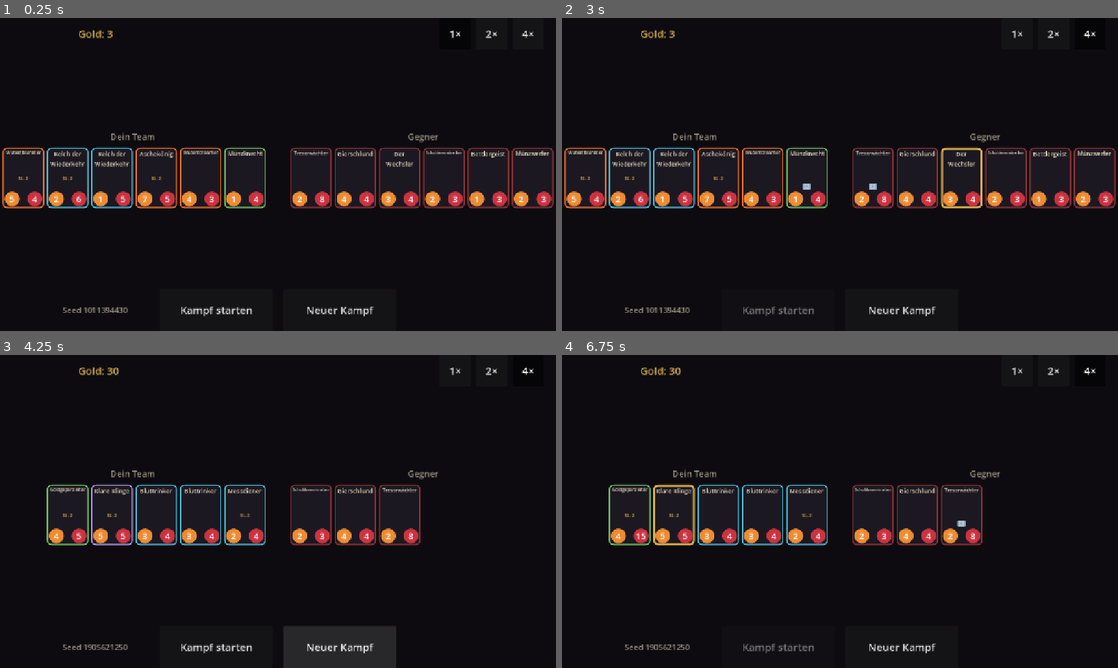
Above: before the commit, frames 1-4 (two rows, left to right).
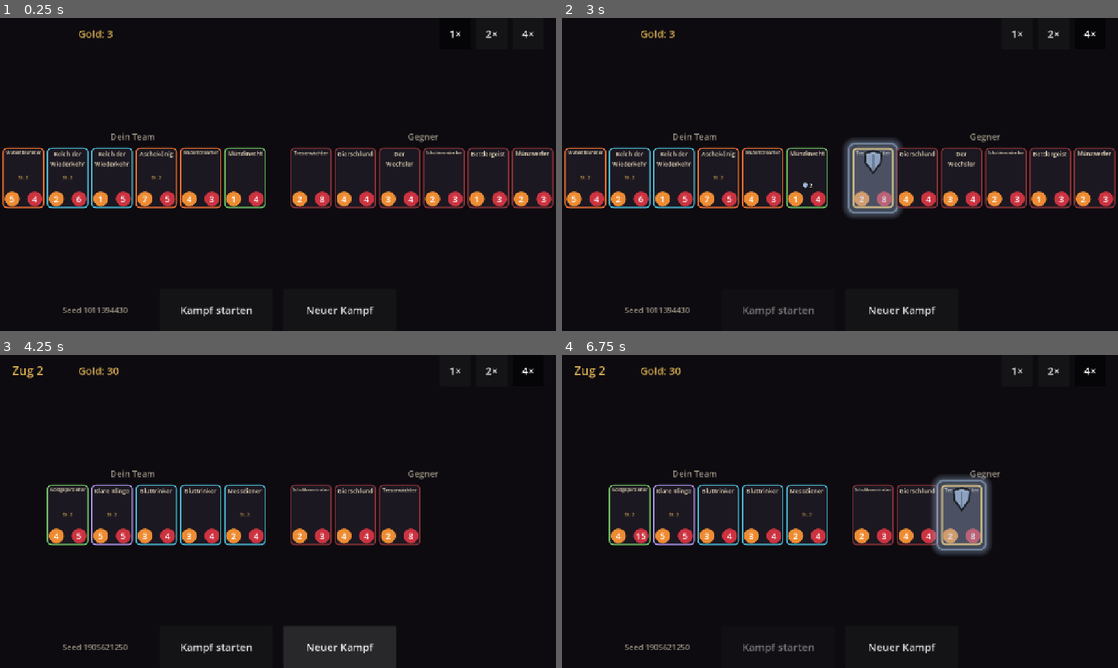
Above: after the commit, the same moments.

Repository: aaronvogel77-source/Roguelike
Game: Godot game, scene res://scenes/battle.tscn
Two runs of this game, one before a commit and one after it. Both use one fixed random seed, a clock stepped at 60 frames per second and the inputs below.
Inputs:
- Up to frame 1 (0.25 s): no input
- Up to frame 2 (3 s): click "1×" at 0.5 s; click "2×" at 1.25 s; click "4×" at 2 s; click "Kampf starten" at 2.75 s
- Up to frame 3 (4.25 s): click "Neuer Kampf" at 3.5 s
- Up to frame 4 (6.75 s): click "1×" at 4.25 s; click "2×" at 5 s; click "4×" at 5.75 s; click "Kampf starten" at 6.5 s

The runs differ from the first frame. In frame 1, less than 0.1% of the frame differs, in the area x 3-29%, y 50-52%; in frame 2, 2.7%; in frame 3, 0.1%; in frame 4, 3.0%, in the area x 2-78%, y 3-64%.

Commit message:
M2-Feedback: Embleme, fliegende Effekte, Blutung als Dauerschaden
Co-Authored-By: Claude Opus 5.5 <noreply@anthropic.com>
Claude-Session: https://claude.ai/code/session_012xz7sgY2qmHGHRn3NLdPtd

Diff:
--- a/scripts/core/battle_simulator.gd
+++ b/scripts/core/battle_simulator.gd
@@ -5,7 +5,7 @@
 ## Turn order:
 ##   battle start: "battle_start" abilities (player front→back, then enemies,
 ##                 then abilities flagged "late")
-##   every turn:   burn ticks → "turn_start" abilities → front units clash
+##   every turn:   burn + bleed tick → "turn_start" abilities → front units clash
 ##                 (simultaneous) → "on_hit" / "on_attack" abilities →
 ##                 curse countdown → decay (from turn 15)
 ##   after every damage step: deaths, death abilities, revives.
@@ -66,7 +66,7 @@
 	while not _battle_over() and turn < MAX_TURNS:
 		turn += 1
 		events.append({"type": "turn", "turn": turn})
-		_tick_burn()
+		_tick_damage_over_time()
 		_process_deaths()
 		if _battle_over():
 			break
@@ -106,9 +106,8 @@
 	var player_front: BattleUnit = rows[PLAYER][0]
 	var enemy_front: BattleUnit = rows[ENEMY][0]
 	# Both hits are computed before either is applied: simultaneous strike.
-	# Bleed on the target adds its stacks to every attack hit it takes.
-	var damage_to_enemy := player_front.effective_attack() + enemy_front.status(BattleUnit.STATUS_BLEED)
-	var damage_to_player := enemy_front.effective_attack() + player_front.status(BattleUnit.STATUS_BLEED)
+	var damage_to_enemy := player_front.effective_attack()
+	var damage_to_player := enemy_front.effective_attack()
 	events.append({"type": "clash", "player_uid": player_front.uid, "enemy_uid": enemy_front.uid})
 	var dealt_to_enemy := _deal_damage(enemy_front, damage_to_enemy, "attack")
 	var dealt_to_player := _deal_damage(player_front, damage_to_player, "attack")
@@ -125,16 +124,21 @@
 			_fire_unit_abilities(attacker, "on_attack", {"attack_target": pair[1], "damage_dealt": pair[2]})
 
 
-func _tick_burn() -> void:
+## Turn start, every unit wherever it stands in the row:
+## burn deals its stacks (× burn auras) and loses one stack;
+## bleed deals its stacks and keeps them.
+func _tick_damage_over_time() -> void:
 	for side in [PLAYER, ENEMY]:
 		for unit: BattleUnit in rows[side].duplicate():
-			var stacks := unit.status(BattleUnit.STATUS_BURN)
-			if stacks <= 0:
-				continue
-			var amount := int(floor(stacks * _burn_multiplier_against(unit)))
-			_deal_damage(unit, amount, "burn")
-			unit.add_status(BattleUnit.STATUS_BURN, -1)
-			_emit_update(unit)
+			var burn := unit.status(BattleUnit.STATUS_BURN)
+			if burn > 0:
+				var amount := int(floor(burn * _burn_multiplier_against(unit)))
+				_deal_damage(unit, amount, "burn")
+				unit.add_status(BattleUnit.STATUS_BURN, -1)
+				_emit_update(unit)
+			var bleed := unit.status(BattleUnit.STATUS_BLEED)
+			if bleed > 0 and unit.is_alive():
+				_deal_damage(unit, bleed, "bleed")
 
 
 func _tick_curses() -> void:
--- a/scripts/ui/battle_view.gd
+++ b/scripts/ui/battle_view.gd
@@ -254,7 +254,7 @@
 			"clash":
 				await _animate_clash(event)
 			"shielded":
-				_float_on(event["uid"], "-%d %s" % [event["amount"], tr("STATUS_SHIELD")], UnitCard.STATUS_COLORS["shield"])
+				_float_on(event["uid"], "-%d %s" % [event["amount"], tr("STATUS_SHIELD")], Emblem.COLORS["shield"])
 			"damage":
 				_show_damage(event)
 				if next_type not in ["damage", "update", "shielded"]:
@@ -281,11 +281,54 @@
 	var card: UnitCard = _cards.get(event["uid"])
 	if card == null:
 		return
-	card.flash_trigger(0.35 / _speed)
+	var kind := Emblem.kind_for_effect(event["effect"])
+	var color: Color = Emblem.COLORS.get(kind, Palette.GOLD)
+	card.flash_trigger(0.4 / _speed)
+	var other_targets: Array = event["targets"].filter(func(uid: int) -> bool: return uid != event["uid"])
+	if other_targets.is_empty():
+		# Ability on itself: halo pulse plus the emblem rising out of the card.
+		card.pulse_glow(color, 0.45 / _speed)
+		_rise_emblem(kind, card.center_position())
+		await _wait(0.35)
+		return
+	# Ability on others: the emblem flies from the source to every target.
+	for uid in other_targets:
+		var target: UnitCard = _cards.get(uid)
+		if target != null:
+			_fly_emblem(kind, card.center_position(), target)
+	await _wait(0.4)
+
+
+func _rise_emblem(kind: String, at: Vector2) -> void:
+	var emblem := Emblem.create(kind, 44)
+	emblem.position = at - emblem.size / 2
+	emblem.scale = Vector2(0.4, 0.4)
+	_fx_layer.add_child(emblem)
+	var tween := create_tween().set_parallel(true)
+	tween.tween_property(emblem, "scale", Vector2(1.2, 1.2), 0.2 / _speed).set_trans(Tween.TRANS_BACK).set_ease(Tween.EASE_OUT)
+	tween.tween_property(emblem, "position:y", emblem.position.y - 46, 0.5 / _speed)
+	tween.tween_property(emblem, "modulate:a", 0.0, 0.25 / _speed).set_delay(0.35 / _speed)
+	tween.chain().tween_callback(emblem.queue_free)
+
+
+## Emblem flies on an arc from a point to a target card, then bursts on it.
+func _fly_emblem(kind: String, from: Vector2, target: UnitCard, flight := 0.3, arc := true) -> void:
+	var emblem := Emblem.create(kind, 40)
+	_fx_layer.add_child(emblem)
+	var to := target.center_position()
+	var lift := (-60.0 - absf(to.x - from.x) * 0.15) if arc else -12.0
+	var place := func(t: float) -> void:
+		var point := from.lerp(to, t) + Vector2(0, lift * 4.0 * t * (1.0 - t))
+		emblem.position = point - emblem.size / 2
+		emblem.rotation = (to - from).angle() * 0.2 * (1.0 - t)
+	place.call(0.0)
 	var tween := create_tween()
-	tween.tween_property(card.body, "scale", Vector2(1.12, 1.12), 0.1 / _speed)
-	tween.tween_property(card.body, "scale", Vector2.ONE, 0.1 / _speed)
-	await _wait(0.25)
+	tween.tween_method(place, 0.0, 1.0, flight / _speed).set_ease(Tween.EASE_IN_OUT)
+	if kind != "sword":  # plain attacks already flash red on impact
+		tween.tween_callback(func() -> void: target.pulse_glow(emblem.color, 0.3 / _speed))
+	tween.tween_property(emblem, "scale", Vector2(1.6, 1.6), 0.12 / _speed)
+	tween.parallel().tween_property(emblem, "modulate:a", 0.0, 0.12 / _speed)
+	tween.tween_callback(emblem.queue_free)
 
 
 func _animate_clash(event: Dictionary) -> void:
@@ -297,7 +340,10 @@
 	tween.tween_property(enemy_card.body, "position:x", -lunge, 0.15 / _speed)
 	tween.chain().tween_property(player_card.body, "position:x", 0.0, 0.15 / _speed)
 	tween.parallel().tween_property(enemy_card.body, "position:x", 0.0, 0.15 / _speed)
-	await _wait(0.15)
+	# Crossing swords show who strikes whom.
+	_fly_emblem("sword", player_card.center_position(), enemy_card, 0.2, false)
+	_fly_emblem("sword", enemy_card.center_position(), player_card, 0.2, false)
+	await _wait(0.2)
 
 
 func _show_damage(event: Dictionary) -> void:
@@ -306,7 +352,9 @@
 		return
 	card.body.modulate = Palette.DAMAGE_FLASH
 	create_tween().tween_property(card.body, "modulate", Color.WHITE, 0.3 / _speed)
-	var color: Color = UnitCard.STATUS_COLORS["burn"] if event["source"] == "burn" else Palette.DAMAGE_FLASH
+	var color: Color = Palette.DAMAGE_FLASH
+	if event["source"] in ["burn", "bleed"]:
+		color = Emblem.COLORS[event["source"]]
 	_float_number("-%d" % event["amount"], card.center_position(), color)
 
 
--- a/scripts/ui/detail_panel.gd
+++ b/scripts/ui/detail_panel.gd
@@ -81,7 +81,7 @@
 	var statuses: Dictionary = snapshot.get("statuses", {})
 	for status in UnitCard.STATUS_ORDER:
 		if statuses.get(status, 0) > 0:
-			var color := UnitCard.STATUS_COLORS[status] as Color
+			var color := Emblem.COLORS[status] as Color
 			lines.append("[color=#%s]%s %d[/color] – %s" % [
 				color.to_html(false), tr("STATUS_" + status.to_upper()), statuses[status],
 				tr("STATUS_%s_DESC" % status.to_upper()),
--- /dev/null
+++ b/scripts/ui/emblem.gd
@@ -0,0 +1,123 @@
+class_name Emblem
+extends Control
+## Small vector emblems drawn in code (placeholder art until M8):
+## shield, burn (flame), bleed (drop), curse (eye), sword, heart, coin,
+## star (buff / multiplier) and skull (execute).
+
+const COLORS := {
+	"shield": Color(0.62, 0.72, 0.85),
+	"burn": Color(0.98, 0.5, 0.15),
+	"bleed": Color(0.85, 0.1, 0.18),
+	"curse": Color(0.68, 0.4, 0.9),
+	"sword": Color(0.9, 0.9, 0.95),
+	"heart": Color(0.35, 0.85, 0.45),
+	"coin": Color(0.95, 0.78, 0.3),
+	"star": Color(1.0, 0.85, 0.35),
+	"skull": Color(0.92, 0.9, 0.85),
+}
+
+## Which emblem represents an ability effect.
+const EFFECT_KINDS := {
+	"gain_shield": "shield", "warden_shield": "shield", "eat_shield": "shield",
+	"apply_burn": "burn", "burn_mult": "burn",
+	"apply_bleed": "bleed", "shields_to_bleed": "bleed", "detonate_bleed": "bleed",
+	"apply_curse": "curse",
+	"damage": "sword",
+	"heal": "heart", "lifesteal": "heart", "revive": "heart",
+	"steal_gold": "coin", "health_per_gold": "coin", "attack_if_rich": "coin", "midas": "coin",
+	"execute": "skull",
+}
+
+var kind := "star"
+var color := Color.WHITE
+
+
+static func create(emblem_kind: String, emblem_size: float) -> Emblem:
+	var emblem := Emblem.new()
+	emblem.kind = emblem_kind
+	emblem.color = COLORS.get(emblem_kind, Color.WHITE)
+	emblem.custom_minimum_size = Vector2(emblem_size, emblem_size)
+	emblem.size = emblem.custom_minimum_size
+	emblem.pivot_offset = emblem.size / 2
+	emblem.mouse_filter = Control.MOUSE_FILTER_IGNORE
+	return emblem
+
+
+static func kind_for_effect(effect: String) -> String:
+	return EFFECT_KINDS.get(effect, "star")
+
+
+func _draw() -> void:
+	var s := minf(size.x, size.y)
+	var c := size / 2
+	var outline := Color(0, 0, 0, 0.85)
+	match kind:
+		"shield":
+			var pts := _pts(s, [Vector2(0.15, 0.12), Vector2(0.5, 0.02), Vector2(0.85, 0.12),
+				Vector2(0.82, 0.55), Vector2(0.5, 0.97), Vector2(0.18, 0.55)])
+			_filled(pts, color, outline, s)
+			draw_line(c + Vector2(0, -0.32 * s), c + Vector2(0, 0.35 * s), color.darkened(0.35), maxf(1.0, s * 0.07))
+		"burn":
+			var flame := _pts(s, [Vector2(0.5, 0.0), Vector2(0.72, 0.3), Vector2(0.86, 0.6), Vector2(0.78, 0.86),
+				Vector2(0.5, 1.0), Vector2(0.22, 0.86), Vector2(0.14, 0.6), Vector2(0.3, 0.42), Vector2(0.38, 0.22)])
+			_filled(flame, color, outline, s)
+			var inner := _pts(s, [Vector2(0.5, 0.4), Vector2(0.66, 0.66), Vector2(0.5, 0.9), Vector2(0.34, 0.66)])
+			draw_colored_polygon(inner, Color(1, 0.9, 0.4))
+		"bleed":
+			var drop := _pts(s, [Vector2(0.5, 0.0), Vector2(0.72, 0.38), Vector2(0.8, 0.62), Vector2(0.72, 0.84),
+				Vector2(0.5, 0.97), Vector2(0.28, 0.84), Vector2(0.2, 0.62), Vector2(0.28, 0.38)])
+			_filled(drop, color, outline, s)
+			draw_circle(c + Vector2(-0.12, 0.12) * s, s * 0.08, Color(1, 1, 1, 0.6))
+		"curse":
+			var eye := PackedVector2Array()
+			for i in 24:
+				var a := TAU * i / 24.0
+				eye.append(c + Vector2(cos(a) * 0.46, sin(a) * 0.28) * s)
+			_filled(eye, color, outline, s)
+			draw_circle(c, s * 0.17, Color(0.12, 0.02, 0.18))
+			draw_circle(c, s * 0.06, color.lightened(0.6))
+		"sword":
+			var blade := _pts(s, [Vector2(0.82, 0.08), Vector2(0.92, 0.18), Vector2(0.38, 0.72), Vector2(0.28, 0.62)])
+			_filled(blade, color, outline, s)
+			draw_line(c + Vector2(-0.32, 0.04) * s, c + Vector2(-0.04, 0.32) * s, Color(0.8, 0.6, 0.3), maxf(2.0, s * 0.12))
+			draw_line(c + Vector2(-0.2, 0.2) * s, c + Vector2(-0.38, 0.38) * s, Color(0.55, 0.35, 0.2), maxf(2.0, s * 0.12))
+		"heart":
+			var heart := PackedVector2Array()
+			for i in 32:
+				var t := TAU * i / 32.0
+				var x := 16.0 * pow(sin(t), 3)
+				var y := -(13.0 * cos(t) - 5.0 * cos(2 * t) - 2.0 * cos(3 * t) - cos(4 * t))
+				heart.append(c + Vector2(x, y + 2.0) * s / 36.0)
+			_filled(heart, color, outline, s)
+		"coin":
+			draw_circle(c, s * 0.46, outline)
+			draw_circle(c, s * 0.42, color)
+			draw_circle(c, s * 0.28, color.darkened(0.25))
+		"skull":
+			draw_circle(c + Vector2(0, -0.08) * s, s * 0.4, outline)
+			draw_circle(c + Vector2(0, -0.08) * s, s * 0.36, color)
+			draw_rect(Rect2(c + Vector2(-0.2, 0.1) * s, Vector2(0.4, 0.3) * s), color)
+			draw_circle(c + Vector2(-0.15, -0.08) * s, s * 0.1, Color(0.1, 0.05, 0.05))
+			draw_circle(c + Vector2(0.15, -0.08) * s, s * 0.1, Color(0.1, 0.05, 0.05))
+		_:  # star
+			var star := PackedVector2Array()
+			for i in 10:
+				var r := 0.48 if i % 2 == 0 else 0.2
+				var a := -PI / 2 + PI * i / 5.0
+				star.append(c + Vector2(cos(a), sin(a)) * r * s)
+			_filled(star, color, outline, s)
+
+
+func _pts(s: float, normalized: Array) -> PackedVector2Array:
+	var result := PackedVector2Array()
+	var origin := (size - Vector2(s, s)) / 2
+	for p: Vector2 in normalized:
+		result.append(origin + p * s)
+	return result
+
+
+func _filled(points: PackedVector2Array, fill: Color, outline: Color, s: float) -> void:
+	draw_colored_polygon(points, fill)
+	var closed := points.duplicate()
+	closed.append(points[0])
+	draw_polyline(closed, outline, maxf(1.0, s * 0.06), true)
--- a/scripts/ui/unit_card.gd
+++ b/scripts/ui/unit_card.gd
@@ -8,12 +8,6 @@
 
 const CARD_SIZE := Vector2(96, 140)
 const STATUS_ORDER := ["shield", "burn", "curse", "bleed"]
-const STATUS_COLORS := {
-	"shield": Color(0.55, 0.65, 0.75),
-	"burn": Color(0.95, 0.45, 0.15),
-	"curse": Color(0.6, 0.35, 0.8),
-	"bleed": Color(0.75, 0.1, 0.2),
-}
 
 var uid: int
 var definition: Dictionary
@@ -23,7 +17,7 @@
 
 var _style: StyleBoxFlat
 var _level_label: Label
-var _chips: HBoxContainer
+var _chips: HFlowContainer
 var _attack_label: Label
 var _health_label: Label
 
@@ -69,10 +63,12 @@
 	_level_label.horizontal_alignment = HORIZONTAL_ALIGNMENT_CENTER
 	column.add_child(_level_label)
 
-	_chips = HBoxContainer.new()
-	_chips.alignment = BoxContainer.ALIGNMENT_CENTER
-	_chips.add_theme_constant_override("separation", 2)
-	_chips.custom_minimum_size = Vector2(0, 18)
+	_chips = HFlowContainer.new()
+	_chips.alignment = FlowContainer.ALIGNMENT_CENTER
+	_chips.add_theme_constant_override("h_separation", 3)
+	_chips.add_theme_constant_override("v_separation", 1)
+	_chips.custom_minimum_size = Vector2(0, 20)
+	_chips.mouse_filter = Control.MOUSE_FILTER_IGNORE
 	column.add_child(_chips)
 
 	var stats := HBoxContainer.new()
@@ -114,6 +110,28 @@
 		_style.set_border_width_all(3))
 
 
+## Colored halo pulse around the card (abilities that act on the unit itself).
+func pulse_glow(color: Color, duration: float) -> void:
+	var halo := Panel.new()
+	halo.mouse_filter = Control.MOUSE_FILTER_IGNORE
+	var style := StyleBoxFlat.new()
+	style.bg_color = Color(color, 0.0)
+	style.border_color = color
+	style.set_border_width_all(4)
+	style.set_corner_radius_all(14)
+	style.shadow_color = Color(color, 0.7)
+	style.shadow_size = 14
+	halo.add_theme_stylebox_override("panel", style)
+	halo.position = body.position - Vector2(6, 6)
+	halo.size = CARD_SIZE + Vector2(12, 12)
+	halo.pivot_offset = halo.size / 2
+	add_child(halo)  # on the outer card, not inside the PanelContainer layout
+	var tween := create_tween().set_parallel(true)
+	tween.tween_property(halo, "scale", Vector2(1.08, 1.08), duration)
+	tween.tween_property(halo, "modulate:a", 0.0, duration).set_delay(duration * 0.4)
+	tween.chain().tween_callback(halo.queue_free)
+
+
 ## Center of the card in canvas coordinates (for floating numbers).
 func center_position() -> Vector2:
 	return body.global_position + CARD_SIZE / 2
@@ -125,24 +143,25 @@
 	var statuses: Dictionary = snapshot.get("statuses", {})
 	for status in STATUS_ORDER:
 		if statuses.get(status, 0) > 0:
-			var text := "%s%d" % [tr("STATUS_%s_SHORT" % status.to_upper()), statuses[status]]
-			_chips.add_child(_make_chip(text, STATUS_COLORS[status]))
+			_chips.add_child(_make_chip(status, str(statuses[status])))
 	var multiplier: float = snapshot.get("multiplier", 1.0)
 	if absf(multiplier - 1.0) > 0.001:
-		_chips.add_child(_make_chip("×%s" % NumberFormat.decimal(multiplier), Palette.HEALTH))
-
-
-func _make_chip(text: String, color: Color) -> Label:
-	var chip := Label.new()
-	chip.text = text
-	chip.add_theme_font_size_override("font_size", 11)
-	chip.add_theme_color_override("font_color", Color.WHITE)
-	var style := StyleBoxFlat.new()
-	style.bg_color = color
-	style.set_corner_radius_all(4)
-	style.content_margin_left = 3
-	style.content_margin_right = 3
-	chip.add_theme_stylebox_override("normal", style)
+		_chips.add_child(_make_chip("star", "×%s" % NumberFormat.decimal(multiplier)))
+
+
+## A status emblem with its stack count (or a multiplier) next to it.
+func _make_chip(kind: String, text: String) -> Control:
+	var chip := HBoxContainer.new()
+	chip.add_theme_constant_override("separation", 0)
+	chip.mouse_filter = Control.MOUSE_FILTER_IGNORE
+	chip.add_child(Emblem.create(kind, 18))
+	var label := Label.new()
+	label.text = text
+	label.add_theme_font_size_override("font_size", 13)
+	label.add_theme_color_override("font_color", Color.WHITE)
+	label.add_theme_color_override("font_outline_color", Color.BLACK)
+	label.add_theme_constant_override("outline_size", 4)
+	chip.add_child(label)
 	return chip
 
 
--- a/tests/unit/test_abilities.gd
+++ b/tests/unit/test_abilities.gd
@@ -86,12 +86,24 @@
 	assert_eq(burns[0]["amount"], 2)
 
 
-func test_bleed_adds_to_every_attack_hit() -> void:
-	# Blade apprentice 2/2 applies bleed 1 after the first hit; second hit deals 2 + 1.
-	var result := BattleSimulator.simulate([_fig("blade_apprentice")], [_unit(0, 20)])
+func test_bleed_ticks_every_turn_and_keeps_its_stacks() -> void:
+	# Blade apprentice 2/2 applies bleed 1 per attack: bleed ticks 1, then 2, then 3.
+	var result := BattleSimulator.simulate([_fig("blade_apprentice")], [_unit(0, 30)])
+	var bleeds := _events(result, "damage").filter(func(e): return e["source"] == "bleed")
+	assert_eq(bleeds[0]["amount"], 1)
+	assert_eq(bleeds[1]["amount"], 2)
+	assert_eq(bleeds[2]["amount"], 3)
+	# Attack hits are not increased by bleed.
 	var hits := _events(result, "damage").filter(func(e): return e["source"] == "attack")
-	assert_eq(hits[0]["amount"], 2)
-	assert_eq(hits[1]["amount"], 3)
+	assert_eq(hits[1]["amount"], 2)
+
+
+func test_bleed_hits_units_in_the_back_row_too() -> void:
+	var bleeder := _unit(0, 50, _ab("battle_start", "back_enemy", "apply_bleed", [2, 2, 2]))
+	var result := BattleSimulator.simulate([_unit(0, 50, null, "front"), _unit(0, 50, null, "back")], [bleeder])
+	var bleeds := _events(result, "damage").filter(func(e): return e["source"] == "bleed")
+	assert_eq(bleeds[0]["uid"], 2, "the rear unit bleeds")
+	assert_eq(bleeds[0]["amount"], 2)
 
 
 func test_curse_lowers_attack_and_wears_off() -> void:
--- /dev/null
+++ b/tools/playback_check.gd
@@ -0,0 +1,18 @@
+extends SceneTree
+## Debug helper: plays several battles in the real battle view (headless, 4x)
+## so script errors during playback show up in the console.
+
+func _init() -> void:
+	var view: Node = load("res://scenes/battle.tscn").instantiate()
+	root.add_child(view)
+	await process_frame
+	view._set_speed(4.0)
+	for i in 6:
+		view._new_battle()
+		view._start_battle()
+		var waited := 0.0
+		while waited < 25.0 and view._banner.text != tr("UI_VICTORY") and view._banner.text != tr("UI_DEFEAT") and view._banner.text != tr("UI_DRAW"):
+			await create_timer(0.5).timeout
+			waited += 0.5
+		print("battle %d finished=%s after %.1fs events=%d" % [i, waited < 25.0, waited, view._battle["events"].size()])
+	quit()
--- a/translations/strings.csv
+++ b/translations/strings.csv
@@ -68,7 +68,7 @@
 STATUS_SHIELD_DESC,Blockt so viele Schadenspunkte (nicht die Dunkelheit).,Blocks that many points of damage (not the darkness).
 STATUS_BURN_DESC,"Zugbeginn: so viel Schaden wie Stapel, danach −1 Stapel.","Turn start: damage equal to stacks, then −1 stack."
 STATUS_CURSE_DESC,"−Angriff in Höhe der Stapel, verfliegt nach 3 Zügen.","−attack equal to stacks, fades after 3 turns."
-STATUS_BLEED_DESC,Jeder Angriffstreffer gegen diese Figur macht so viel Zusatzschaden.,Every attack hit against this figure deals that much extra damage.
+STATUS_BLEED_DESC,"Zugbeginn: so viel Schaden wie Stapel, egal wo die Figur steht. Die Stapel bleiben.","Turn start: damage equal to stacks, wherever the figure stands. Stacks remain."
 UI_GOLD,Gold: %d,Gold: %d
 UI_LEVEL_SHORT,St. %d,Lv %d
 UI_LEVEL,Stufe %d,Level %d
Not shown, added: scripts/ui/emblem.gd.uid
Not shown, added: tools/playback_check.gd.uid
Not shown, changed: GAME_DESIGN.md
